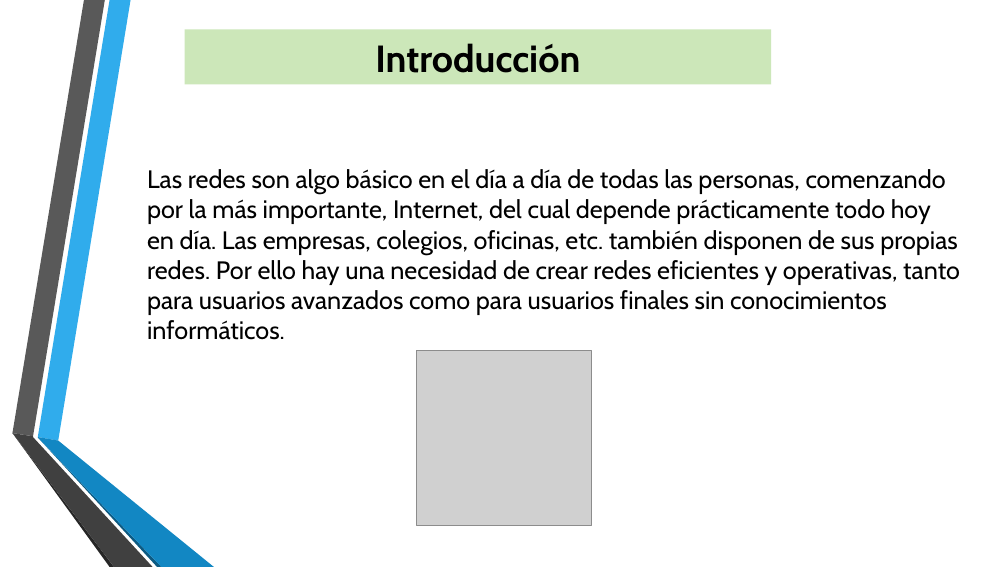
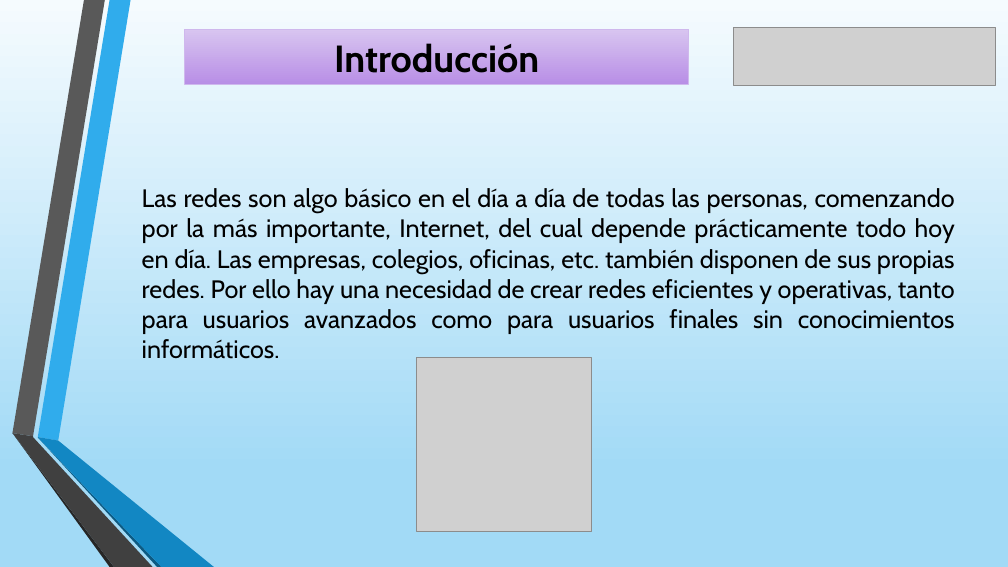
Before and after one commit to javi13gg/TFG_GII_O_MA_18.01-Simulaci-n-de-redes-con-GNS3, a slide deck: slide 2 of PRESENTACION.pptx. Drawn at 1008x567 pixels with LibreOffice and Linux fonts; fonts in the diff are those of the drawing; grey boxes stand for pictures; background and template pictures are left out. Boxes give left, top, right and bottom in pixels: in the first picture for what was removed or moved away, otherwise in the second. Text is boxed around its words. In the diff, an @@ line names an element or a change of style, - is before the commit and + after.

```diff
--- a/PRESENTACION.pptx
+++ b/PRESENTACION.pptx
@@ background picture (left out) to gradient #F5FBFE to #A2DAF6 to #C1E6F9 @@
@@ title "Introducción": place and size @@
-title "Introducción" at <box>185,29,771,85</box>
+title "Introducción" at <box>185,29,689,85</box>
@@ title "Introducción" at <box>185,29,689,85</box>: fill #CCE7B9 to gradient #D9C6F1 to #B88EE6; outline none to #D0B8EE 0.75 pt @@
@@ picture added at <box>734,27,996,85</box> @@
@@ text "Las redes son algo básico ...": place and size @@
-text "Las redes son algo básico ..." at <box>147,169,960,340</box>
+text "Las redes son algo básico ..." at <box>142,188,955,359</box>
@@ text "Las redes son algo básico ..." at <box>142,188,955,359</box>: alignment left to justified @@
@@ picture: place and size @@
-picture at <box>417,351,591,526</box>
+picture at <box>417,358,591,532</box>
```
Also in this commit, not shown: 12 other slides changed, 1 slide added.
